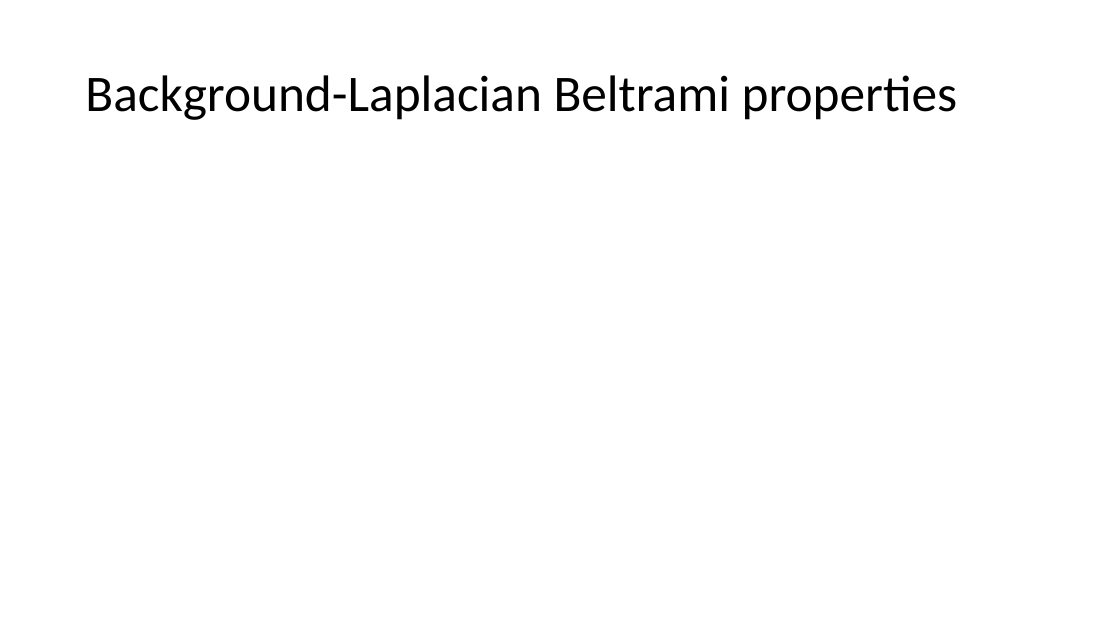
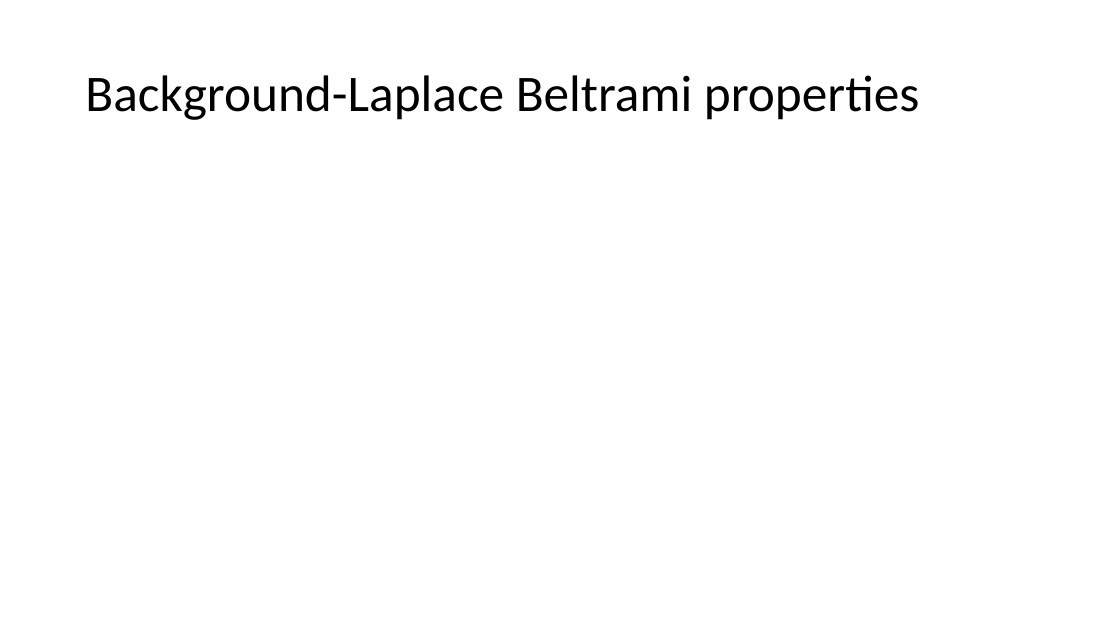
Before and after one commit to tsachiblau/geometricComputerVisionProject, a slide deck: slide 4 of Presentation.pptx. Drawn at 1120x630 pixels with LibreOffice and Linux fonts; fonts in the diff are those of the drawing; grey boxes stand for pictures. Boxes give left, top, right and bottom in pixels: in the first picture for what was removed or moved away, otherwise in the second. Text is boxed around its words. In the diff, an @@ line names an element or a change of style, - is before the commit and + after.

```diff
--- a/Presentation.pptx
+++ b/Presentation.pptx
@@ title at bbox=[85, 75, 920, 120]: text changed @@
-Background-Laplacian Beltrami properties
+Background-Laplace Beltrami properties
```
Also in this commit, not shown: 2 other slides changed.
